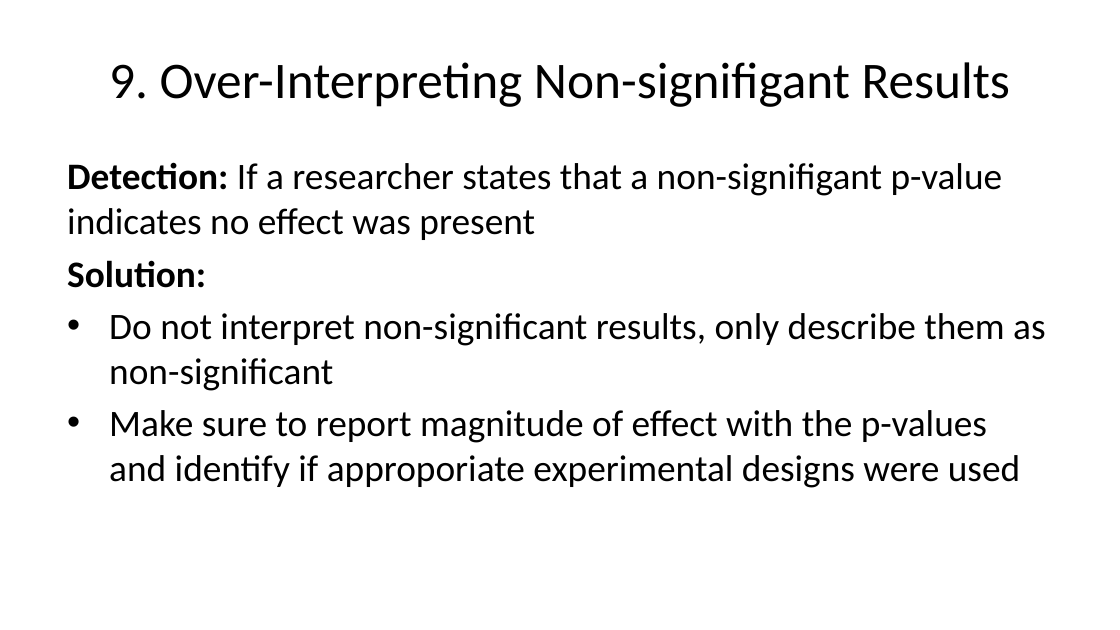
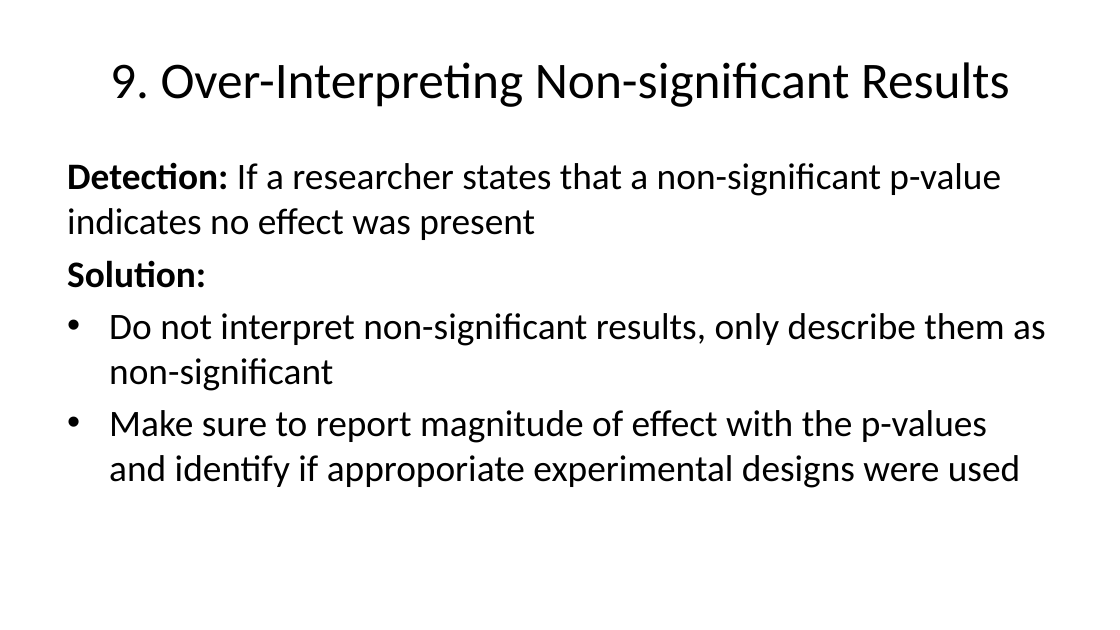
Before and after one commit to sw24f/seminar-presentation-pesak17, a slide deck: slide 23 of 10-Mistakes-Presentation.pptx. Drawn at 1120x630 pixels with LibreOffice and Linux fonts; fonts in the diff are those of the drawing. Boxes give left, top, right and bottom in pixels: in the first picture for what was removed or moved away, otherwise in the second. Text is boxed around its words. In the diff, an @@ line names an element or a change of style, - is before the commit and + after.

Commit message:
Final grammar check

```diff
--- a/10-Mistakes-Presentation.pptx
+++ b/10-Mistakes-Presentation.pptx
@@ title at box(110, 62, 1009, 107): text changed @@
-9. Over-Interpreting Non-signifigant Results
+9. Over-Interpreting Non-significant Results
@@ text at box(67, 162, 1001, 240): text changed @@
-Detection: If a researcher states that a non-signifigant p-value indicates no effect was present
+Detection: If a researcher states that a non-significant p-value indicates no effect was present
```
Also in this commit, not shown: 3 other slides changed.
